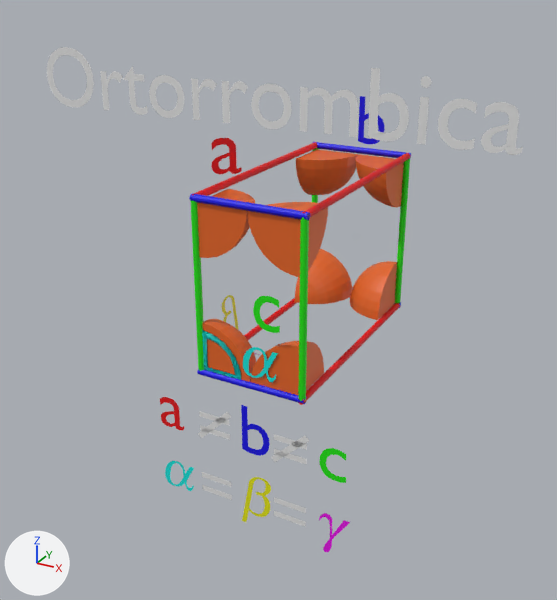
The glTF model public/static/Modelos/ortorrombica.obj.glb as it was, and as the next commit left it.
Camera for both pictures: a camera (50 mm lens) standing at (0.003031, -0.001261, 0.000845) and looking at (0.002226, 0.000202, 0.000113). The lights are fixed; the arrows at lower left show +X, +Y and +Z. Where no turn or scale is listed for an object, it has been applied to the vertices. Vertices at the same position are counted once.
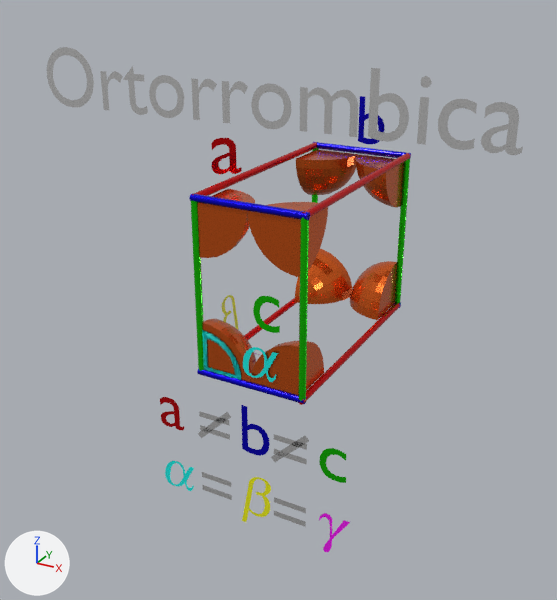
The newer file is also rescaled (x2000.0), turned or shifted as a whole; pictures and numbers use the older file's frame.

Location of each change, (x1, y1, x2, y2) in pixels of the pictures (557 x 600 px):
'Text.132_Text.091', surface changed: (47, 47, 523, 155) in both
'Sphere.033_Sphere.049', surface changed (orange to brown): (248, 202, 328, 278) in both
'Sphere.031_Sphere.047', surface changed, shading changed (orange to brown): (197, 189, 255, 258) in both
'Sphere.032_Sphere.048', surface changed, shading changed (orange to brown): (251, 341, 324, 395) in both
'Sphere.035_Sphere.051', surface changed: (296, 149, 359, 195) in both
'Sphere.036_Sphere.052', surface changed, shading changed (orange to brown): (350, 261, 397, 320) in both
'Sphere.034_Sphere.050', surface changed (orange to brown): (295, 249, 353, 304) in both
'Sphere.030_Sphere.046', surface changed (orange to brown): (202, 319, 256, 382) in both
'Sphere.037_Sphere.053', surface changed: (356, 154, 404, 207) in both
'Cylinder.039_Cylinder.049', surface changed: (298, 217, 309, 401) in both
'Cylinder.047_Cylinder.057', surface changed: (191, 201, 204, 371) in both
'Cylinder.038_Cylinder.048', surface changed: (189, 193, 310, 220) in both
'Cylinder.048_Cylinder.058', surface changed: (192, 142, 317, 196) in both
'Cylinder.042_Cylinder.052', surface changed: (395, 158, 410, 303) in both
'Cylinder.040_Cylinder.050', surface changed: (298, 303, 400, 405) in both
'Cylinder.041_Cylinder.051', surface changed: (303, 153, 410, 217) in both
'Cylinder.037_Cylinder.047', surface changed: (197, 369, 307, 404) in both
'Cylinder.044_Cylinder.054', surface changed: (313, 142, 411, 158) in both
'Text.033', surface changed: (241, 405, 270, 456) in both
'Text.045_Text.046', surface changed: (211, 138, 242, 174) in both
'Text.046_Text.047', surface changed: (358, 96, 385, 144) in both
'Text.047_Text.048', surface changed: (253, 296, 280, 333) in both
'Text.036', surface changed: (319, 448, 346, 483) in both
'Text.035', surface changed: (160, 397, 184, 430) in both
'Cylinder.046_Cylinder.056', surface changed: (244, 298, 297, 340) in both
'Text.042', surface changed: (274, 497, 306, 527) in both
'Text.037', surface changed: (274, 434, 307, 464) in both
'Text.039', surface changed: (202, 472, 232, 500) in both
'Text.034_Text.044', surface changed: (199, 411, 230, 440) in both
'Text.043', surface changed: (271, 436, 309, 462) in both
'Text.044_Text.045', surface changed: (198, 412, 231, 438) in both
'Cylinder.045_Cylinder.055', surface changed: (312, 148, 319, 203) in both
part 1 of me_sphere_031_sphere_047, shading changed: (203, 249, 230, 257) in both
part 2 of me_sphere_032_sphere_048, shading changed: (251, 355, 263, 381) in both
part 3 of me_sphere_036_sphere_052, shading changed: (378, 264, 397, 319) in both

What changed in the scene script:
```text
Change mat_fe_012:
    mat_fe_012.roughness: 0.5 -> 0.2
    mat_fe_012.metallic: 0.0 -> 0.8
Change mat_b_010:
    mat_b_010.roughness: 0.5 -> 0.2
    mat_b_010.metallic: 0.0 -> 0.8
Change mat_c_010:
    mat_c_010.metallic: 0.0 -> 0.8
Change mat_a_010:
    mat_a_010.metallic: 0.0 -> 0.8
Change mat_material_015:
    mat_material_015.metallic: 0.0 -> 0.8
Change me_sphere_031_sphere_047:
    where me_sphere_031_sphere_047.from_pydata(...)  # 74 vertices, 144 faces; spans x 0.002146..0.002266, y 0.0..0.00012, z 0.000272..0.000392
    used by ob_sphere_031_sphere_047; location = (0.0, 0.0, 0.0)
    me_sphere_031_sphere_047 part 1: the 1 face centred in x 0.002189, y 0.0, z 0.000287 is now shaded smooth
Change me_sphere_032_sphere_048:
    where me_sphere_032_sphere_048.from_pydata(...)  # 74 vertices, 144 faces; spans x 0.002267..0.002387, y 0.0..0.00012, z 0.0..0.00012
    used by ob_sphere_032_sphere_048; location = (0.0, 0.0, 0.0)
    me_sphere_032_sphere_048 part 2: the 1 face centred in x 0.002282, y 0.0, z 0.000044 is now shaded smooth
Change me_sphere_036_sphere_052:
    where me_sphere_036_sphere_052.from_pydata(...)  # 74 vertices, 144 faces; spans x 0.002267..0.002387, y 0.000437..0.000557, z 0.0..0.00012
    used by ob_sphere_036_sphere_052; location = (0.0, 0.0, 0.0)
    me_sphere_036_sphere_052 part 3: the 1 face centred in x 0.002387, y 0.000517, z 0.00004 is now shaded smooth
```
